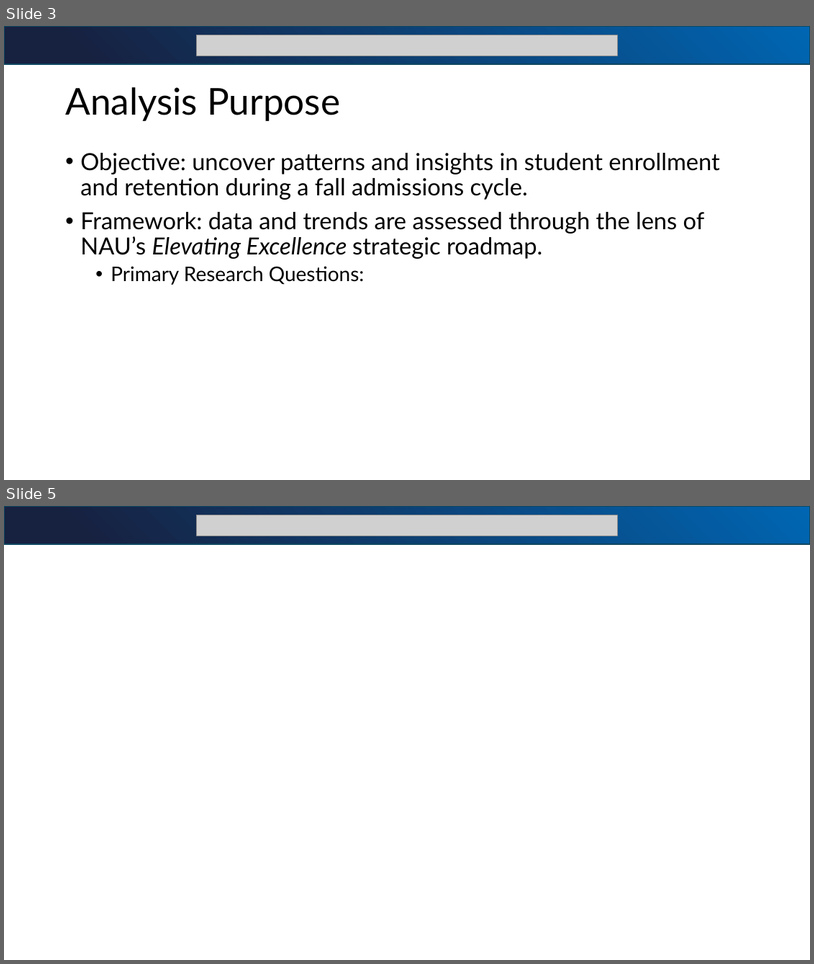
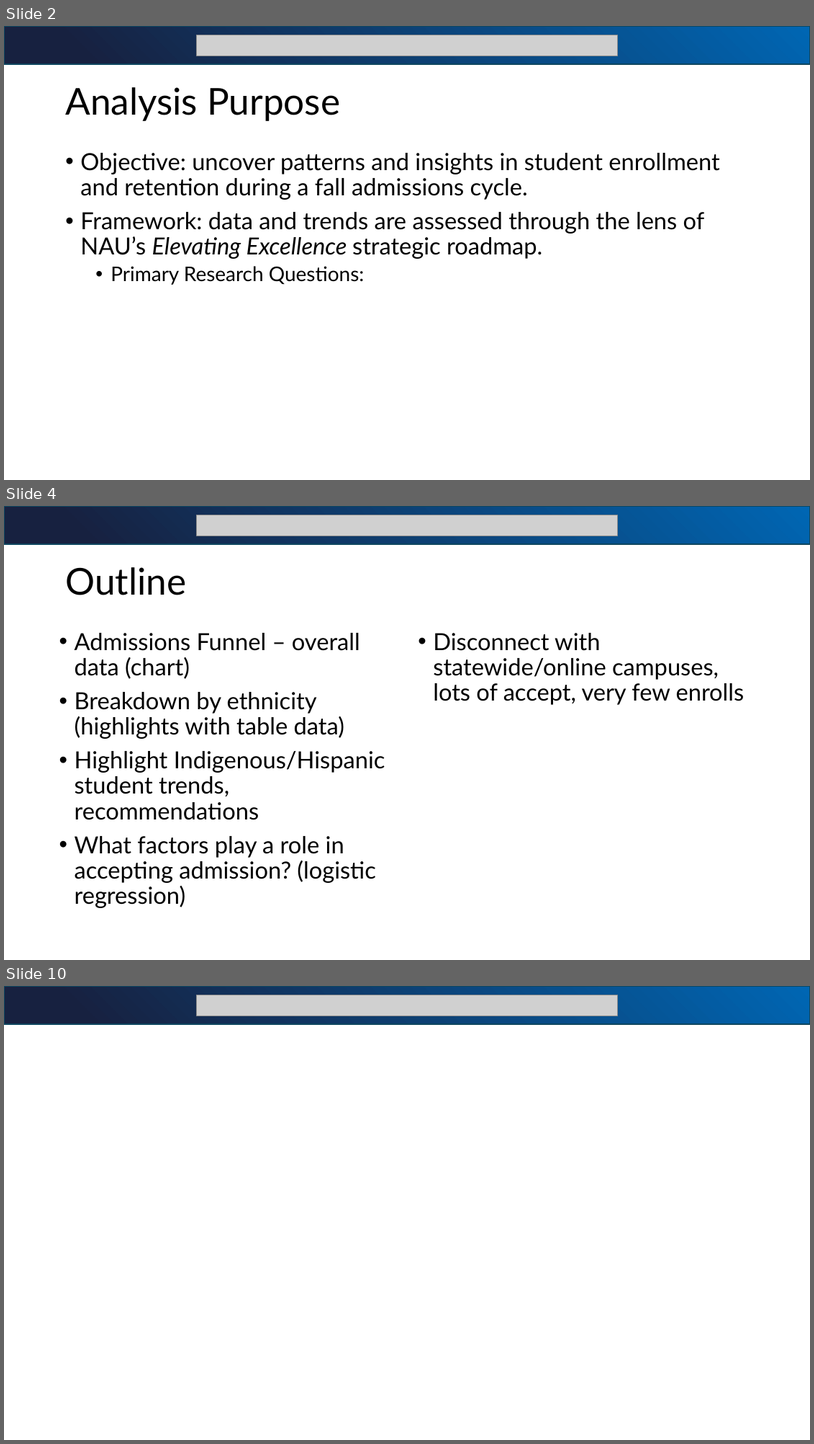
Before and after one commit to bjjefferies/bia_sr_sem_presentation, a slide deck: BIA_SEM_Presentation.pptx. Shown one above the other, each under a label of ours: slides 3 and 5 before the commit, slides 2, 4 and 10 after it; the slides between them are not shown. The pictures are 814x964 and 814x1444 pixels, drawn with LibreOffice and Linux fonts; fonts in the diff are those of the drawing; grey boxes stand for pictures. Boxes give left, top, right and bottom in pixels: in the first picture for what was removed or moved away, otherwise in the second. Text is boxed around its words. In the diff, an @@ line names an element or a change of style, - is before the commit and + after.

```diff
--- a/BIA_SEM_Presentation.pptx
+++ b/BIA_SEM_Presentation.pptx
@@ slide 4 added at [4, 506, 810, 960], background #FFFFFF @@
@@ rectangle added at [4, 506, 810, 544], fill gradient #172140 to #0066B3, outline #104760 1.5 pt @@
@@ picture added at [197, 515, 618, 536] @@
@@ title added at [65, 567, 186, 595], 44 pt, text #000000 @@
+Outline
@@ text added at [75, 633, 386, 908], 28 pt, text #000000 @@
+• Admissions Funnel – overall data (chart)
+• Breakdown by ethnicity (highlights with table data)
+• Highlight Indigenous/Hispanic student trends, recommendations
+• What factors play a role in accepting admission? (logistic regression)
@@ text added at [433, 633, 745, 705], 28 pt, text #000000 @@
+• Disconnect with statewide/online campuses, lots of accept, very few enrolls
@@ what was slide 3 is now slide 2 @@
@@ what was slide 5 is now slide 10 @@
```
Also in this commit, not shown: 2 slides changed, 8 other slides added, 1 slide removed, 8 other files.
